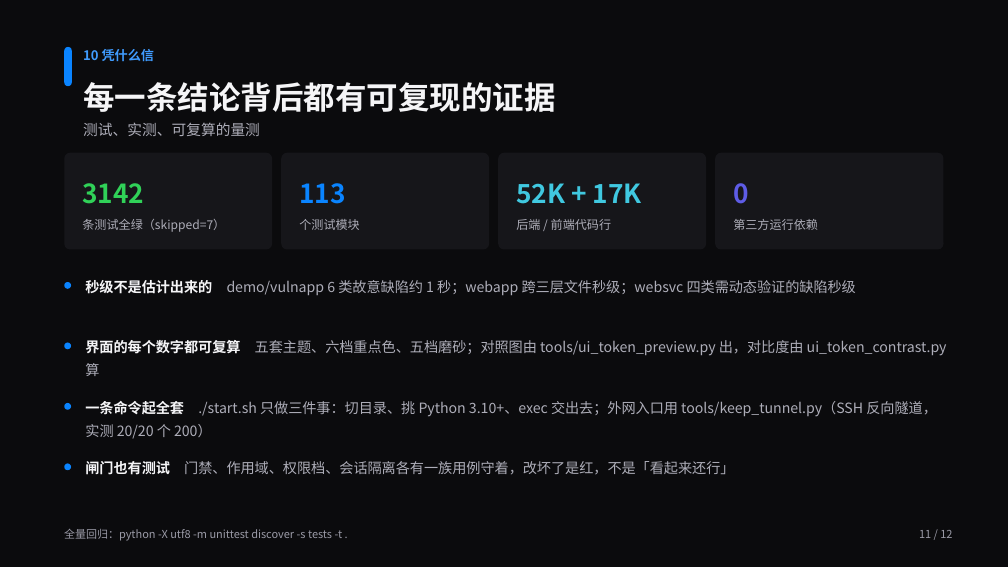
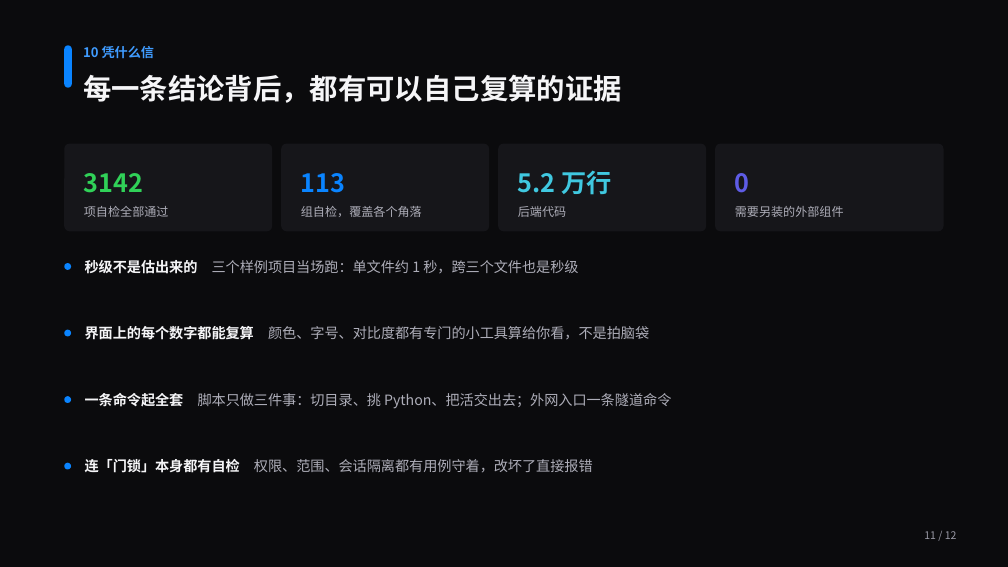
Before and after one commit to hlhck118/ai-vuln-agent, a slide deck: slide 11 of 成果发布-8分钟.pptx. Drawn at 1008x567 pixels with LibreOffice and Linux fonts; fonts in the diff are those of the drawing. Boxes give left, top, right and bottom in pixels: in the first picture for what was removed or moved away, otherwise in the second. Text is boxed around its words. In the diff, an @@ line names an element or a change of style, - is before the commit and + after.

```diff
--- a/成果发布-8分钟.pptx
+++ b/成果发布-8分钟.pptx
@@ text at (x1=83, y1=46, x2=154, y2=59): line spacing 1.35 to 1.32 @@
@@ text at (x1=83, y1=74, x2=622, y2=103): text changed; size 30 to 27 pt @@
-每一条结论背后都有可复现的证据
+每一条结论背后，都有可以自己复算的证据
@@ rounded rectangle resized from (x1=64, y1=153, x2=272, y2=250) to (x1=64, y1=144, x2=272, y2=231) @@
@@ text removed at (x1=83, y1=122, x2=260, y2=136) @@
-测试、实测、可复算的量测
@@ rounded rectangle resized from (x1=281, y1=153, x2=489, y2=250) to (x1=281, y1=144, x2=489, y2=231) @@
@@ rounded rectangle resized from (x1=498, y1=153, x2=706, y2=250) to (x1=498, y1=144, x2=706, y2=231) @@
@@ rounded rectangle resized from (x1=715, y1=153, x2=944, y2=250) to (x1=715, y1=144, x2=944, y2=231) @@
@@ text at (x1=84, y1=173, x2=143, y2=193): size 25 to 24 pt in "3142"; line spacing 1.35 to 1.32 @@
@@ text "3142" moved from (x1=82, y1=183, x2=225, y2=232) to (x1=84, y1=173, x2=169, y2=217) @@
@@ text at (x1=301, y1=173, x2=346, y2=193): size 25 to 24 pt in "113"; line spacing 1.35 to 1.32 @@
@@ text "113" moved from (x1=299, y1=183, x2=359, y2=230) to (x1=301, y1=173, x2=422, y2=217) @@
@@ text at (x1=518, y1=170, x2=612, y2=217): text changed; size 11.5 to 24 pt; text colour #ADADB8 to #40C8E0; bold on @@
-52K + 17K
-后端 / 前端代码行
+5.2 万行
+后端代码
@@ text added at (x1=735, y1=173, x2=844, y2=217), 11.5 pt, text #ADADB8 @@
+0
+需要另装的外部组件
@@ text at (x1=84, y1=206, x2=169, y2=217): text changed @@
-条测试全绿（skipped=7）
+项自检全部通过
@@ text at (x1=301, y1=206, x2=422, y2=217): text changed @@
-个测试模块
+组自检，覆盖各个角落
@@ text removed at (x1=733, y1=183, x2=818, y2=230) @@
-0
-第三方运行依赖
@@ rounded rectangle moved from (x1=64, y1=282, x2=71, y2=289) to (x1=64, y1=263, x2=71, y2=270) @@
@@ text at (x1=85, y1=260, x2=578, y2=274): text changed @@
-秒级不是估计出来的 demo/vulnapp 6 类故意缺陷约 1 秒；webapp 跨三层文件秒级；websvc 四类需动态验证的缺陷秒级
+秒级不是估出来的 三个样例项目当场跑：单文件约 1 秒，跨三个文件也是秒级
@@ text at (x1=85, y1=326, x2=649, y2=340): text changed @@
-界面的每个数字都可复算 五套主题、六档重点色、五档磨砂；对照图由 tools/ui_token_preview.py 出，对比度由 ui_token_contrast.py 算
+界面上的每个数字都能复算 颜色、字号、对比度都有专门的小工具算给你看，不是拍脑袋
@@ rounded rectangle moved from (x1=64, y1=343, x2=71, y2=349) to (x1=64, y1=330, x2=71, y2=337) @@
@@ rounded rectangle moved from (x1=64, y1=403, x2=71, y2=410) to (x1=64, y1=396, x2=71, y2=403) @@
@@ text at (x1=85, y1=393, x2=671, y2=409): text changed @@
-一条命令起全套 ./start.sh 只做三件事：切目录、挑 Python 3.10+、exec 交出去；外网入口用 tools/keep_tunnel.py（SSH 反向隧道，实测 20/20 个 200）
+一条命令起全套 脚本只做三件事：切目录、挑 Python、把活交出去；外网入口一条隧道命令
@@ text at (x1=85, y1=459, x2=593, y2=473): text changed @@
-闸门也有测试 门禁、作用域、权限档、会话隔离各有一族用例守着，改坏了是红，不是「看起来还行」
+连「门锁」本身都有自检 权限、范围、会话隔离都有用例守着，改坏了直接报错
@@ text removed at (x1=64, y1=529, x2=343, y2=541) @@
-全量回归：python -X utf8 -m unittest discover -s tests -t .
@@ text "11 / 12" at (x1=924, y1=531, x2=957, y2=539): size 10.5 to 10 pt; line spacing 1.35 to 1.32 @@
```
Also in this commit, not shown: 2 other slides changed, 9 slides added, 9 slides removed, 1 other file.
